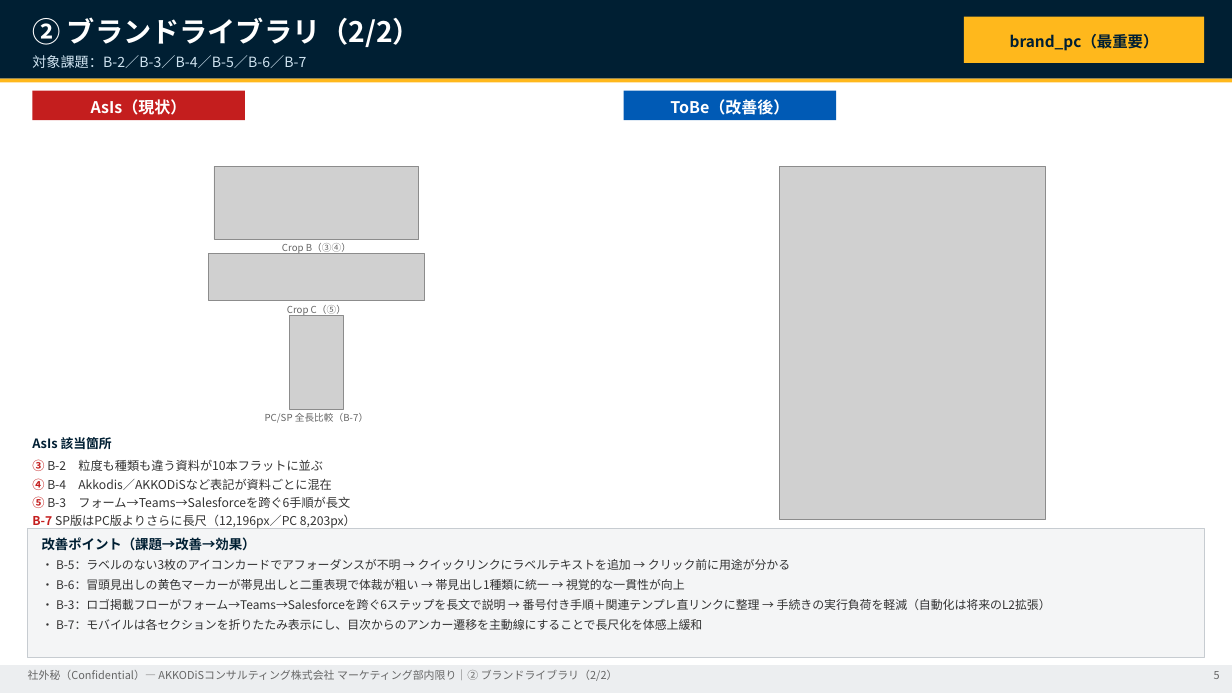
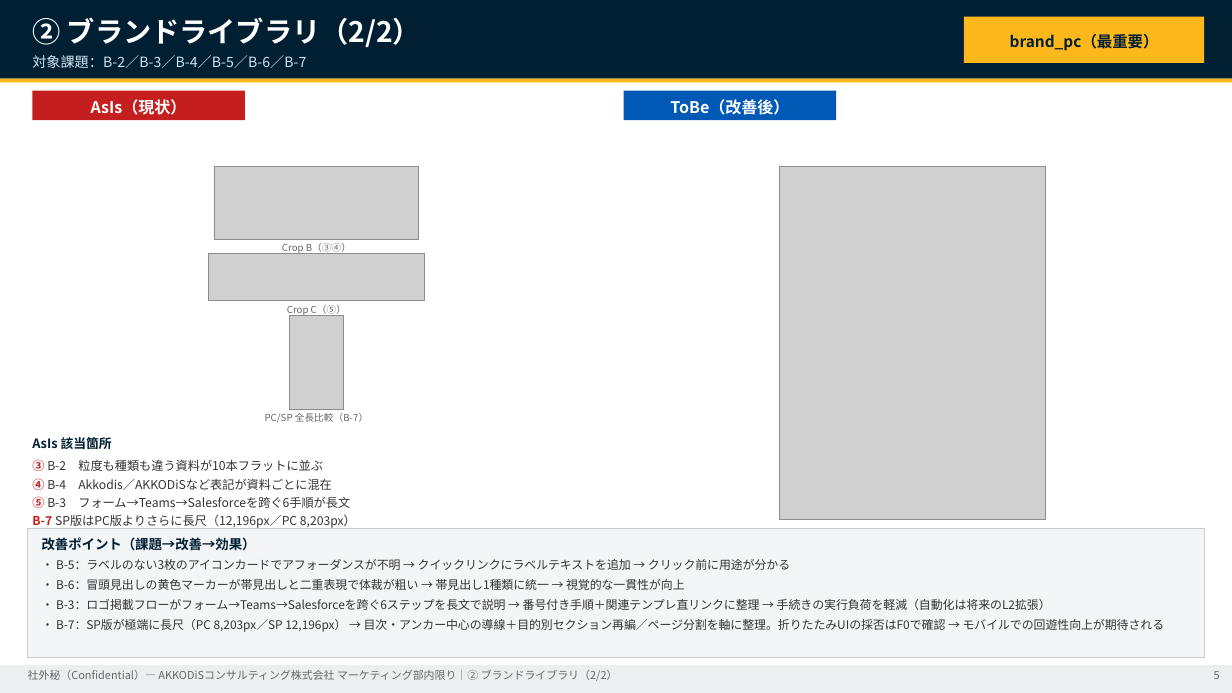
Before and after one commit to hoyahiroki/akkodis-marketing-portal, a slide deck: slide 5 of deliverables/1784786903168-17720/AKKODiSマーケティングポータル_課題AsIs-ToBe提案書.pptx. Drawn at 1232x693 pixels with LibreOffice and Linux fonts; fonts in the diff are those of the drawing; grey boxes stand for pictures. Boxes give left, top, right and bottom in pixels: in the first picture for what was removed or moved away, otherwise in the second. Text is boxed around its words. In the diff, an @@ line names an element or a change of style, - is before the commit and + after.

```diff
--- a/deliverables/1784786903168-17720/AKKODiSマーケティングポータル_課題AsIs-ToBe提案書.pptx
+++ b/deliverables/1784786903168-17720/AKKODiSマーケティングポータル_課題AsIs-ToBe提案書.pptx
@@ text at box(42, 619, 1165, 632): text changed @@
-・ B-7：モバイルは各セクションを折りたたみ表示にし、目次からのアンカー遷移を主動線にすることで長尺化を体感上緩和
+・ B-7：SP版が極端に長尺（PC 8,203px／SP 12,196px） → 目次・アンカー中心の導線＋目的別セクション再編／ページ分割を軸に整理。折りたたみUIの採否はF0で確認 → モバイルでの回遊性向上が期待される
```
Also in this commit, not shown: 6 other slides changed, 1 slide added, 7 other files.
